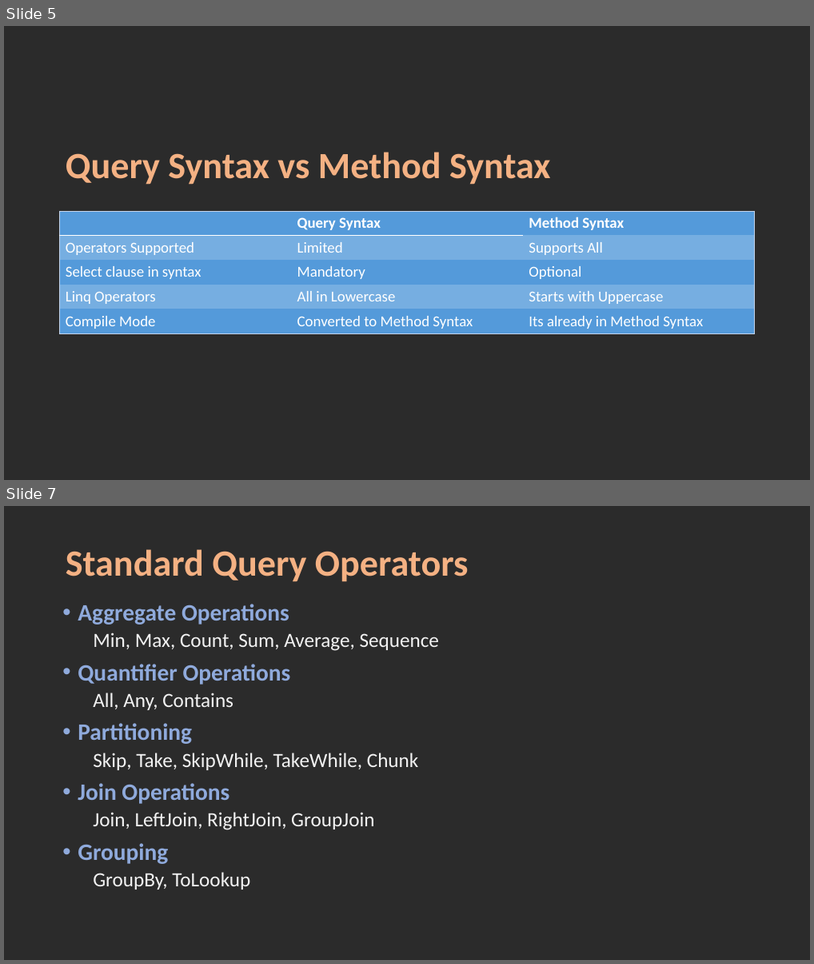
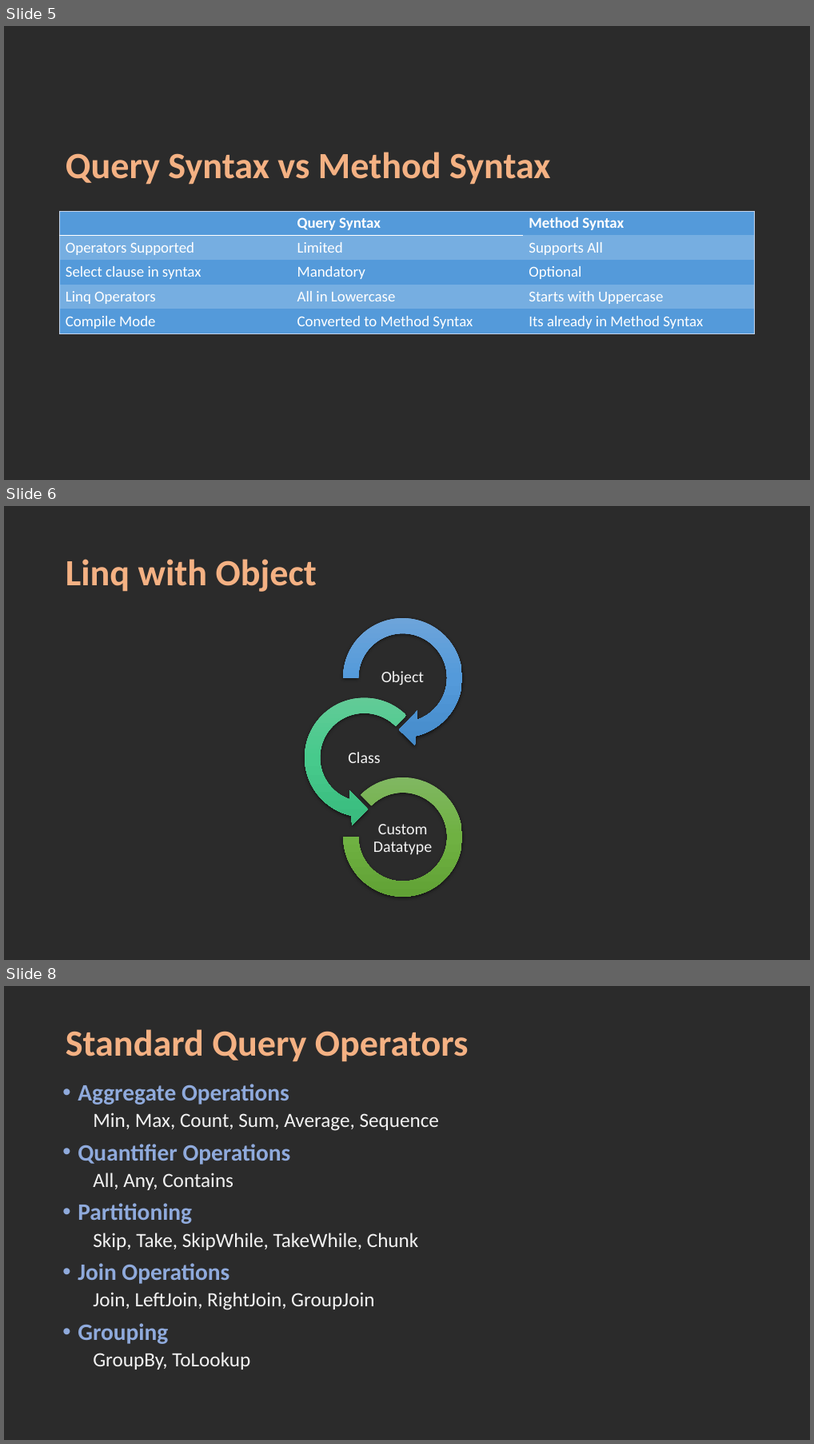
Before and after one commit to karthik9728/Linq, a slide deck: Linq.pptx. Shown one above the other, each under a label of ours: slides 5 and 7 before the commit, slides 5, 6 and 8 after it; the slides between them are not shown. The pictures are 814x964 and 814x1444 pixels, drawn with LibreOffice and Linux fonts; fonts in the diff are those of the drawing; background and template pictures are left out; a plain dark background stands for a picture behind light text. Boxes give left, top, right and bottom in pixels: in the first picture for what was removed or moved away, otherwise in the second. Text is boxed around its words. In the diff, an @@ line names an element or a change of style, - is before the commit and + after.

```diff
--- a/Linq.pptx
+++ b/Linq.pptx
@@ slide 6 added at (x1=4, y1=506, x2=810, y2=960), background picture (left out) @@
@@ title added at (x1=66, y1=559, x2=317, y2=592), 44 pt, text #F4B183, bold @@
+Linq with Object
@@ circular arrow added at (x1=334, y1=608, x2=472, y2=747), fill gradient #71A6DB to #559BDB to #448ACA @@
@@ text added at (x1=382, y1=671, x2=424, y2=685), 19 pt, text #F2F2F2 @@
+Object
@@ left circular arrow added at (x1=295, y1=688, x2=434, y2=827), fill gradient #67CC9A to #47CB8D to #38BB7E @@
@@ text added at (x1=348, y1=752, x2=380, y2=763), 19 pt, text #F2F2F2 @@
+Class
@@ arch (boxed as its full ring) added at (x1=343, y1=777, x2=462, y2=896), fill gradient #81B861 to #6FB242 to #62A336 @@
@@ text added at (x1=374, y1=824, x2=432, y2=854), 19 pt, text #F2F2F2 @@
+Custom Datatype
@@ what was slide 7 is now slide 8 @@
```
Also in this commit, not shown: 3 slides changed, 1 other slide added, 2 slides removed.
